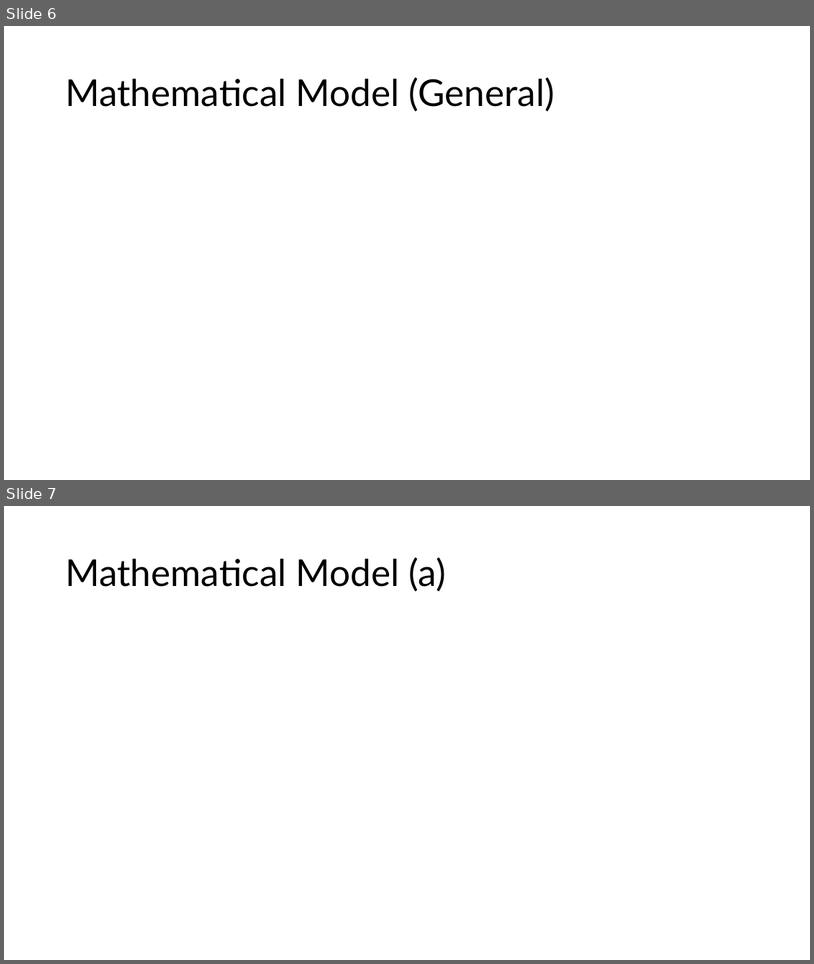
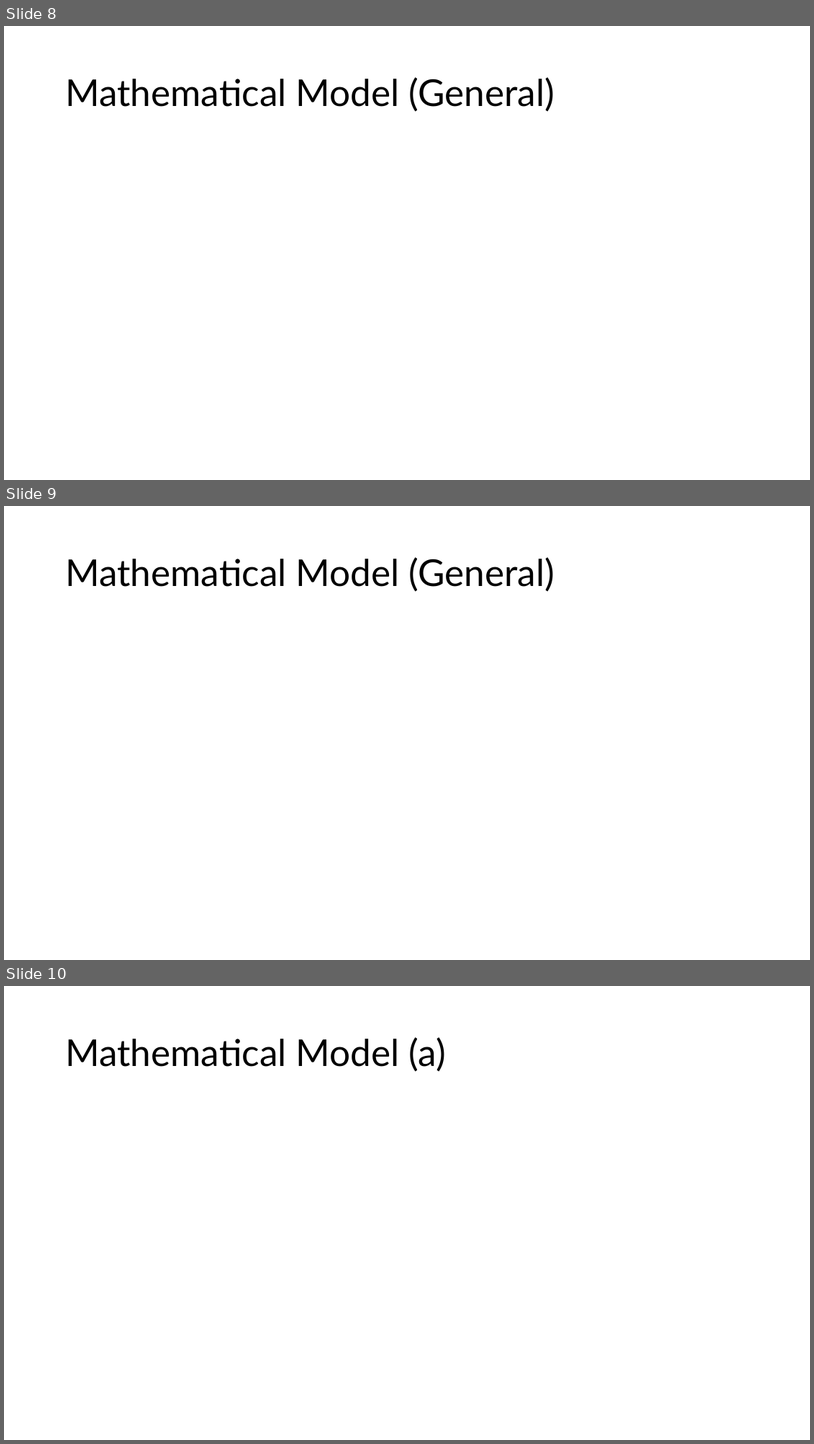
Before and after one commit to darrylteo/Technical-Test---Tutor-Student-Matching-Problem, a slide deck: test_presentation.pptx. Shown one above the other, each under a label of ours: slides 6 and 7 before the commit, slides 8, 9 and 10 after it. The pictures are 814x964 and 814x1444 pixels, drawn with LibreOffice and Linux fonts; fonts in the diff are those of the drawing; grey boxes stand for pictures. Boxes give left, top, right and bottom in pixels: in the first picture for what was removed or moved away, otherwise in the second. Text is boxed around its words. In the diff, an @@ line names an element or a change of style, - is before the commit and + after.

```diff
--- a/test_presentation.pptx
+++ b/test_presentation.pptx
@@ slide 9 added at (x1=4, y1=506, x2=810, y2=960), background #FFFFFF @@
@@ title added at (x1=65, y1=557, x2=555, y2=592), 44 pt, text #000000 @@
+Mathematical Model (General)
@@ what was slide 6 is now slide 8 @@
@@ what was slide 7 is now slide 10 @@
```
Also in this commit, not shown: 3 slides changed, 3 other slides added, 1 other file.
